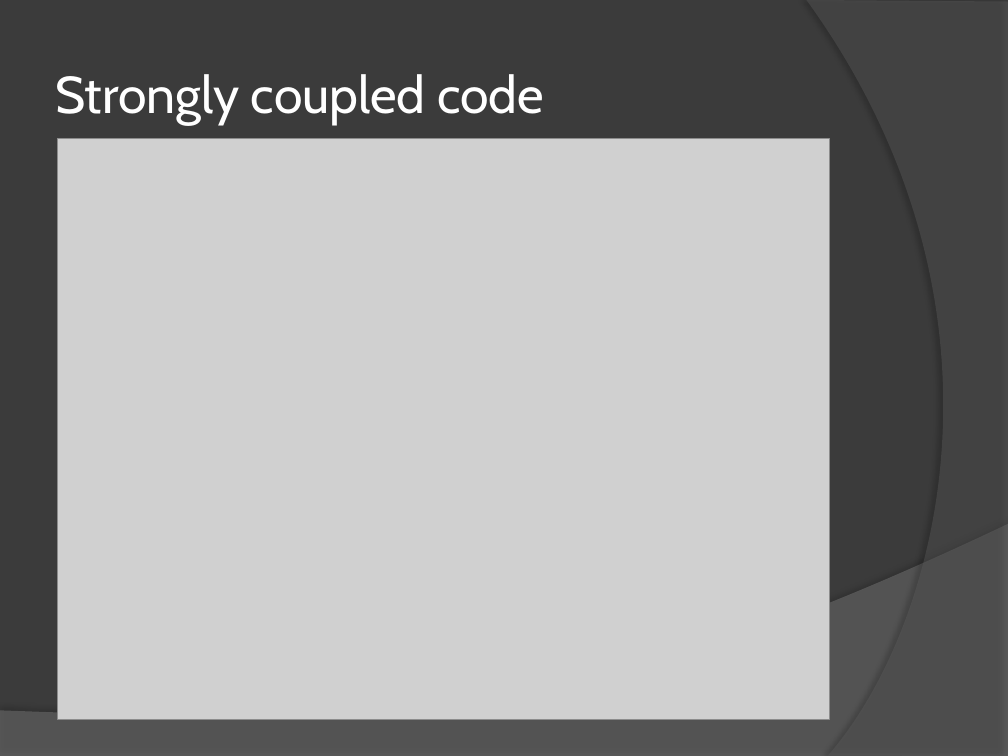
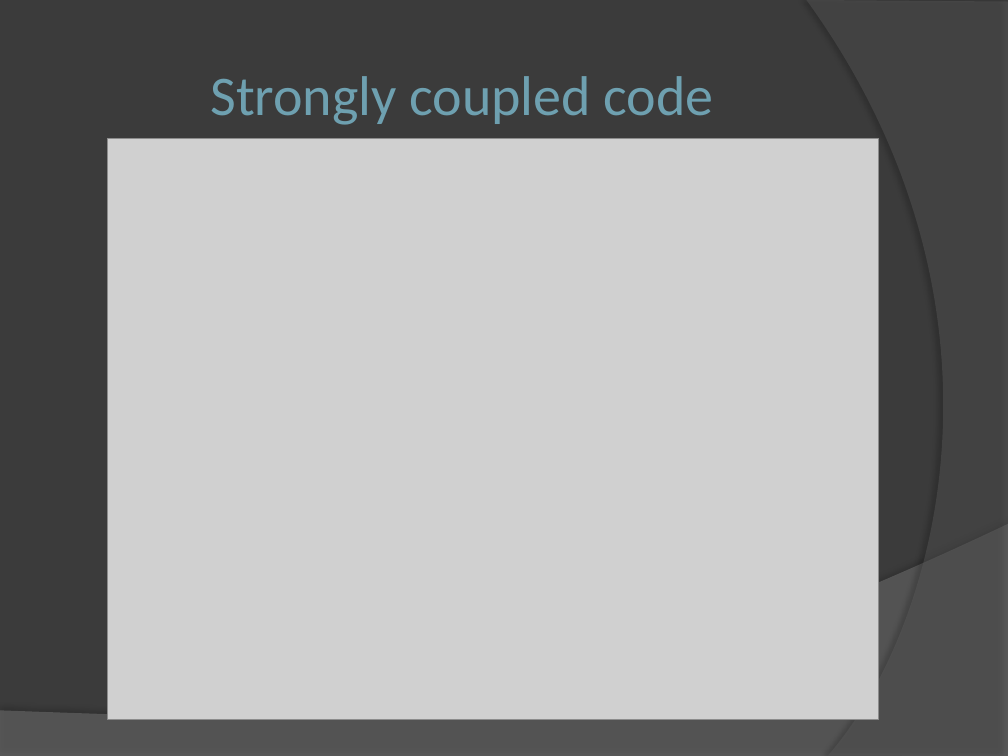
Before and after one commit to nyxiscoo1/DipDemo, a slide deck: slide 5 of Inversion of Control.pptx (slide 4 before the commit). Drawn at 1008x756 pixels with LibreOffice and Linux fonts; fonts in the diff are those of the drawing; grey boxes stand for pictures. Boxes give left, top, right and bottom in pixels: in the first picture for what was removed or moved away, otherwise in the second. Text is boxed around its words. In the diff, an @@ line names an element or a change of style, - is before the commit and + after.

```diff
--- a/Inversion of Control.pptx
+++ b/Inversion of Control.pptx
@@ title "Strongly coupled code" at [210, 76, 713, 125]: size 37 to 40 pt, font Cabin to Calibri, text colour #FFFFFF to #6EA0B0; alignment left to centre @@
@@ picture: place and size @@
-picture at [57, 139, 830, 720]
+picture at [107, 139, 879, 720]
```
Also in this commit, not shown: 6 other slides changed, 2 slides added, 6 other files.
